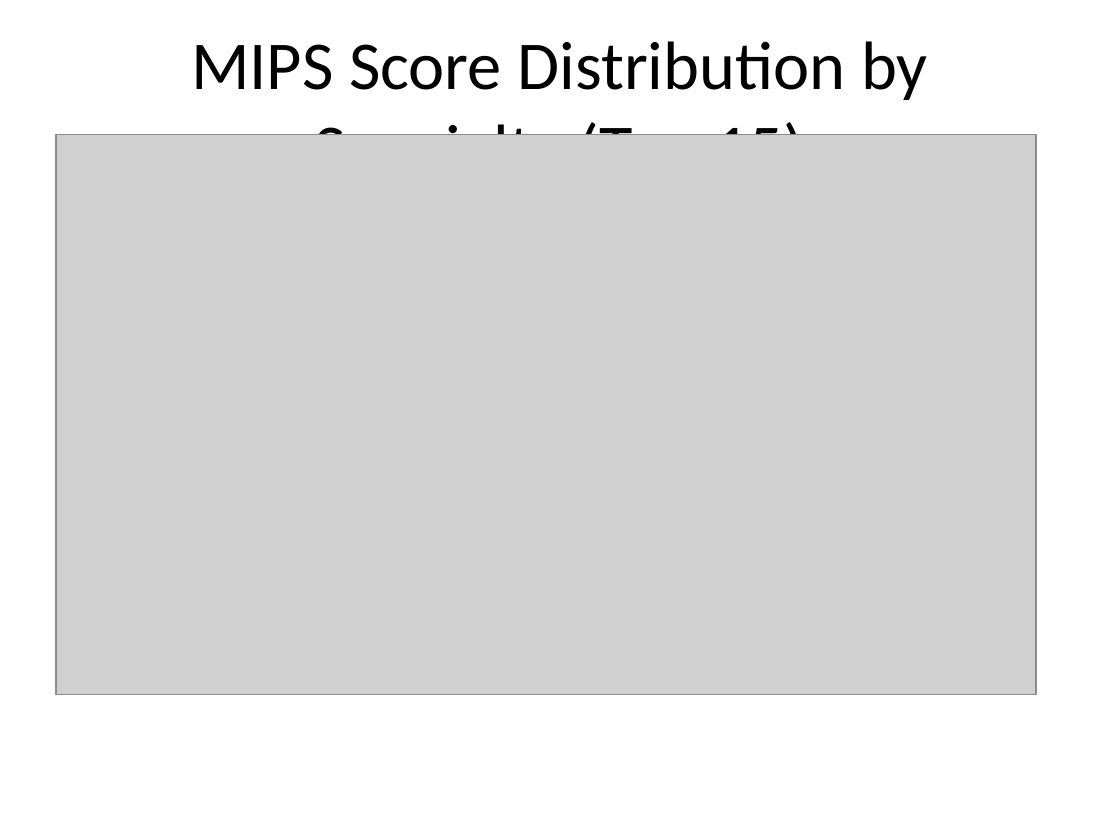
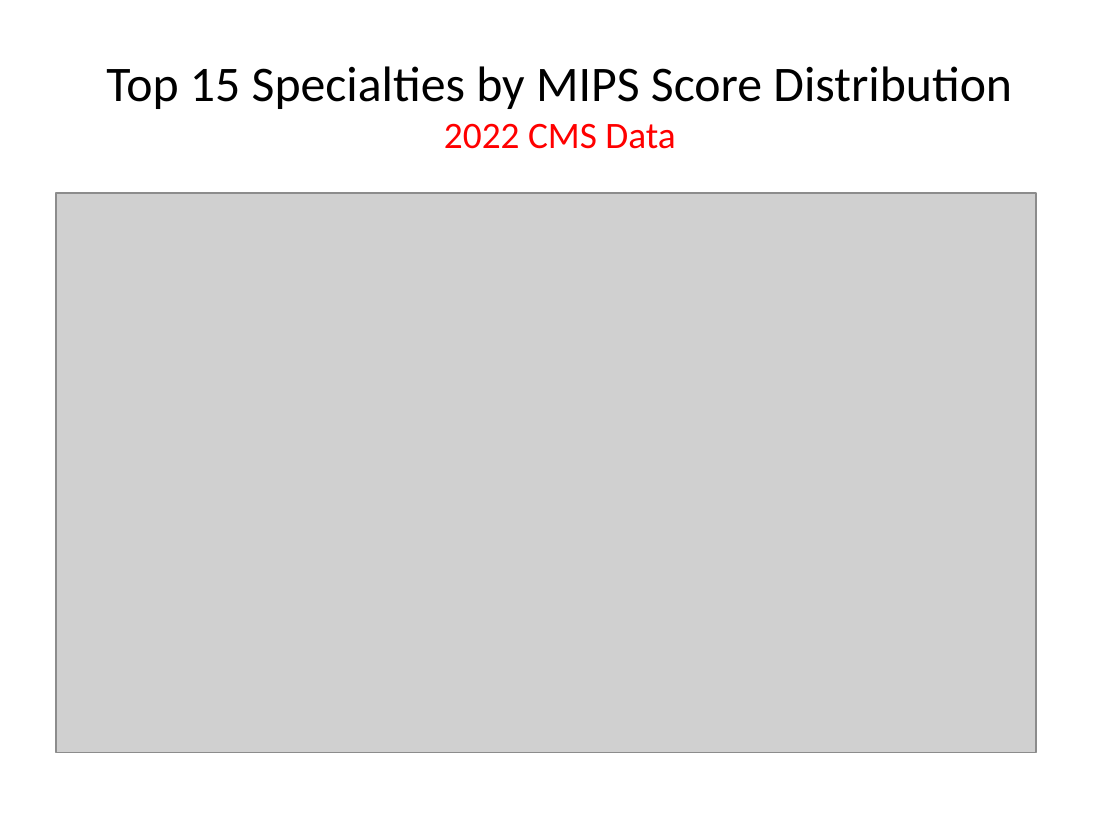
Before and after one commit to H00zy/cms-provider-data-analysis, a slide deck: slide 1 of outputs/MIPS_By_Specialty_Summary.pptx. Drawn at 1120x840 pixels with LibreOffice and Linux fonts; fonts in the diff are those of the drawing; grey boxes stand for pictures. Boxes give left, top, right and bottom in pixels: in the first picture for what was removed or moved away, otherwise in the second. Text is boxed around its words. In the diff, an @@ line names an element or a change of style, - is before the commit and + after.

Commit message:
Update MIPS slide and add final modeling report PDF

```diff
--- a/outputs/MIPS_By_Specialty_Summary.pptx
+++ b/outputs/MIPS_By_Specialty_Summary.pptx
@@ title at <box>106,66,1012,149</box>: text changed; size 44 to 32 pt @@
-MIPS Score Distribution by Specialty (Top 15)
+Top 15 Specialties by MIPS Score Distribution 2022 CMS Data
@@ picture: place and size @@
-picture at <box>56,134,1036,694</box>
+picture at <box>56,193,1036,753</box>
```
Also in this commit, not shown: 1 slide added, 1 other file.
